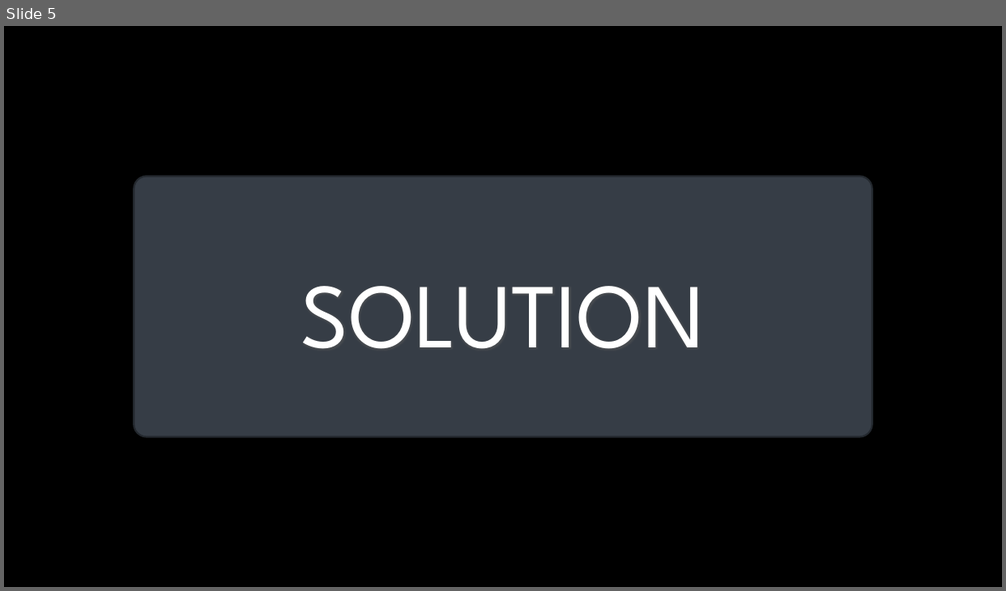
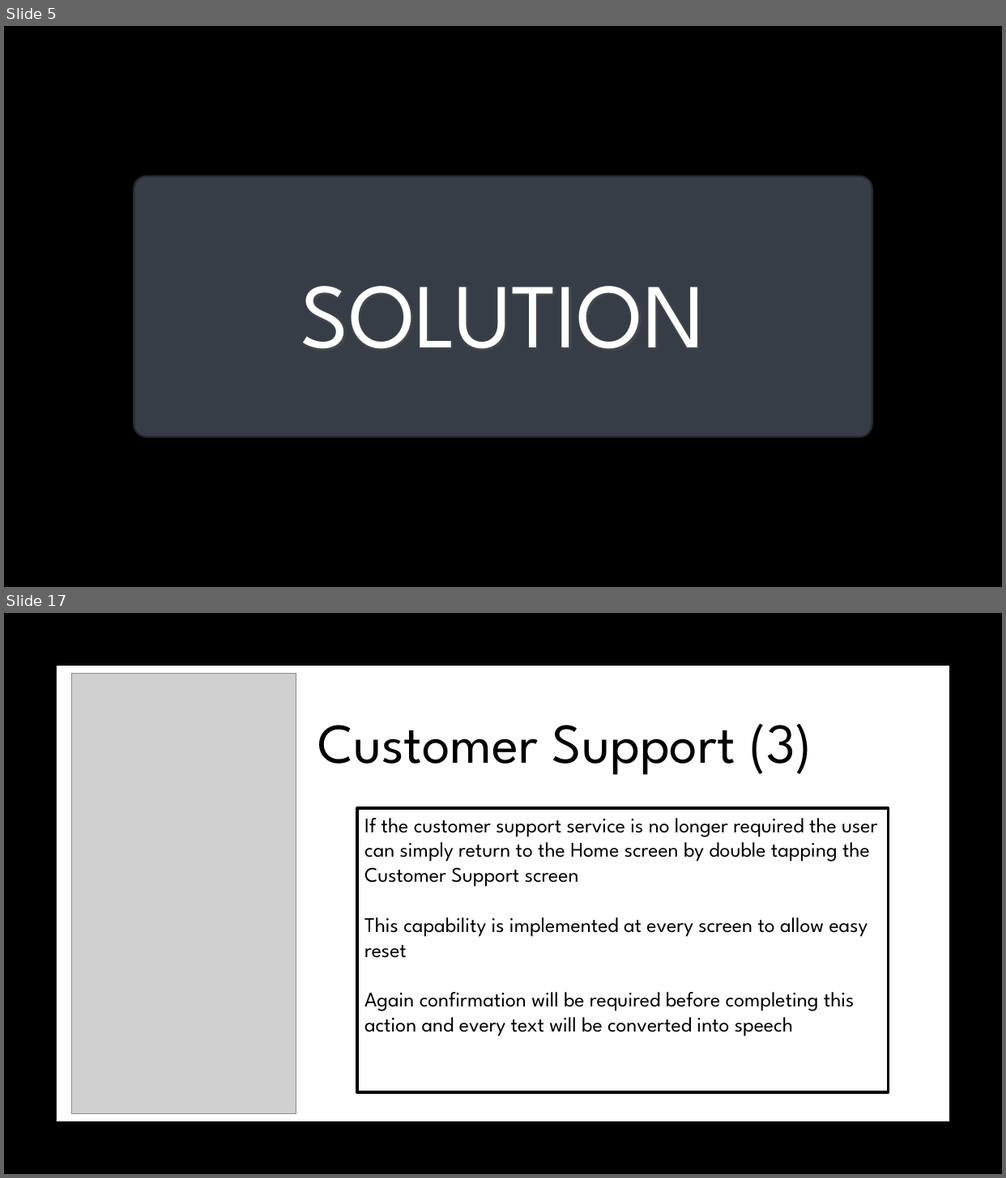
Before and after one commit to robobot97/GradHackTeam30, a slide deck: GradHack Project Presentation.pptx. Shown one above the other, each under a label of ours: slide 5 before the commit, slides 5 and 17 after it; the slides between them are not shown. The pictures are 1006x591 and 1006x1178 pixels, drawn with LibreOffice and Linux fonts; fonts in the diff are those of the drawing; grey boxes stand for pictures; background and template pictures are left out. Boxes give left, top, right and bottom in pixels: in the first picture for what was removed or moved away, otherwise in the second. Text is boxed around its words. In the diff, an @@ line names an element or a change of style, - is before the commit and + after.

```diff
--- a/GradHack Project Presentation.pptx
+++ b/GradHack Project Presentation.pptx
@@ slide 17 added at bbox=[4, 613, 1002, 1174], background picture (left out) @@
@@ rectangle added at bbox=[57, 666, 949, 1122], fill #FFFFFF @@
@@ picture added at bbox=[71, 673, 296, 1114] @@
@@ text added at bbox=[318, 724, 812, 775], 54 pt, text #000000 @@
+Customer Support (3)
@@ rectangle added at bbox=[357, 808, 889, 1093], fill #FFFFFF, outline #000000 3 pt, 20 pt, text #000000 @@
+If the customer support service is no longer required the user can simply return to the Home screen by double tapping the Customer Support screen
+This capability is implemented at every screen to allow easy reset
+Again confirmation will be required before completing this action and every text will be converted into speech
```
Also in this commit, not shown: 4 slides changed, 12 other slides added, 2 slides removed, 11 other files.
